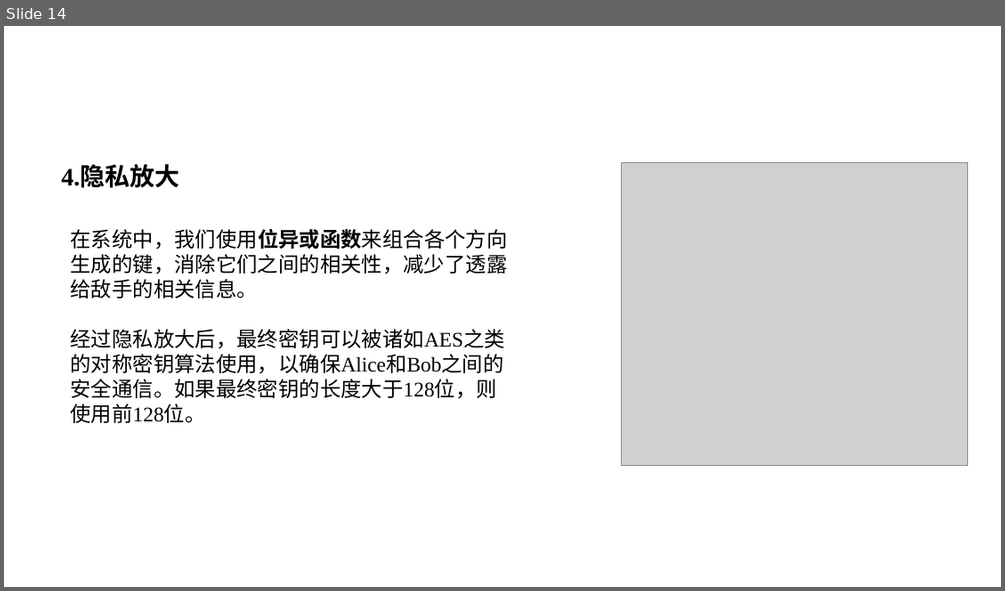
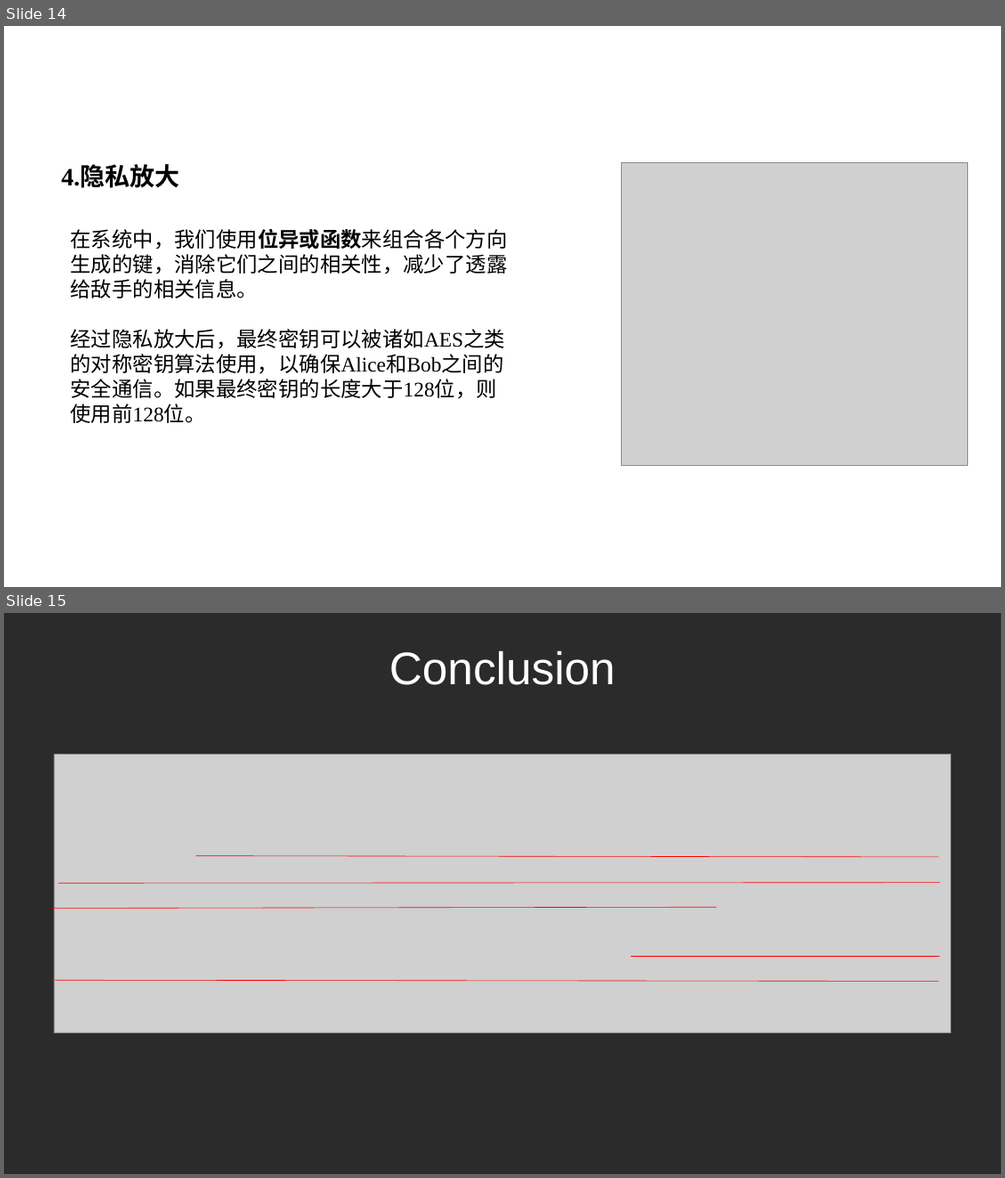
Before and after one commit to tangerinethm/Paper_Repository, a slide deck: 传感器作业/唐慧敏.pptx. Shown one above the other, each under a label of ours: slide 14 before the commit, slides 14 and 15 after it. The pictures are 1005x591 and 1005x1178 pixels, drawn with LibreOffice and Linux fonts; fonts in the diff are those of the drawing; grey boxes stand for pictures; background and template pictures are left out; a plain dark background stands for a picture behind light text. Boxes give left, top, right and bottom in pixels: in the first picture for what was removed or moved away, otherwise in the second. Text is boxed around its words. In the diff, an @@ line names an element or a change of style, - is before the commit and + after.

```diff
--- a/传感器作业/唐慧敏.pptx
+++ b/传感器作业/唐慧敏.pptx
@@ slide 15 added at <box>4,613,1001,1174</box>, background picture (left out) @@
@@ title added at <box>389,651,615,685</box>, 44 pt, text #FFFFFF @@
+Conclusion
@@ picture added at <box>54,754,952,1032</box> @@
@@ line added from (195, 856) to (938, 857), #FF0000 0.5 pt @@
@@ line added from (58, 883) to (940, 882), #FF0000 0.5 pt @@
@@ line added from (52, 908) to (717, 907), #FF0000 0.5 pt @@
@@ line added from (631, 957) to (940, 957), #FF0000 0.5 pt @@
@@ line added from (55, 981) to (938, 981), #FF0000 0.5 pt @@
```
Also in this commit, not shown: 6 slides changed, 1 other file.
